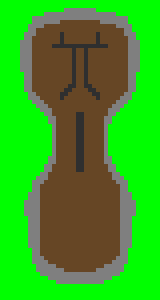
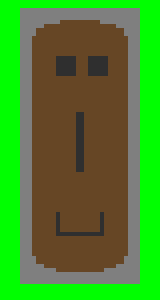
Before/after of a w=160, h=300 layered artwork. What changed in the layer stack:
painted on "Level" over [20, 8, 140, 284]
